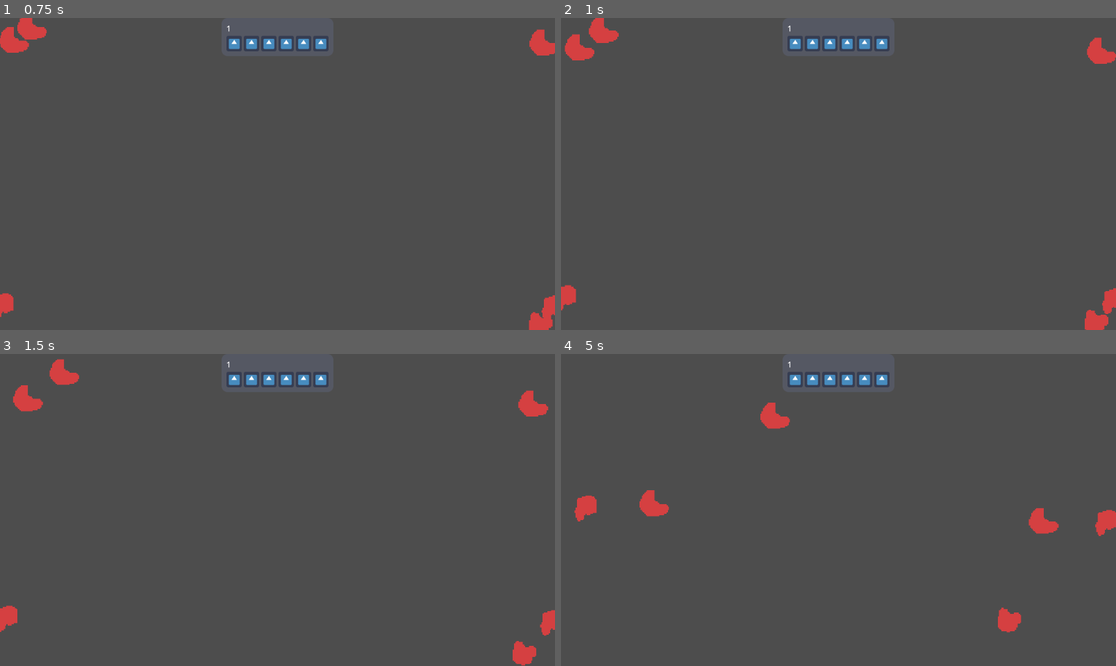
Above: before the commit, frames 1-4 (two rows, left to right).
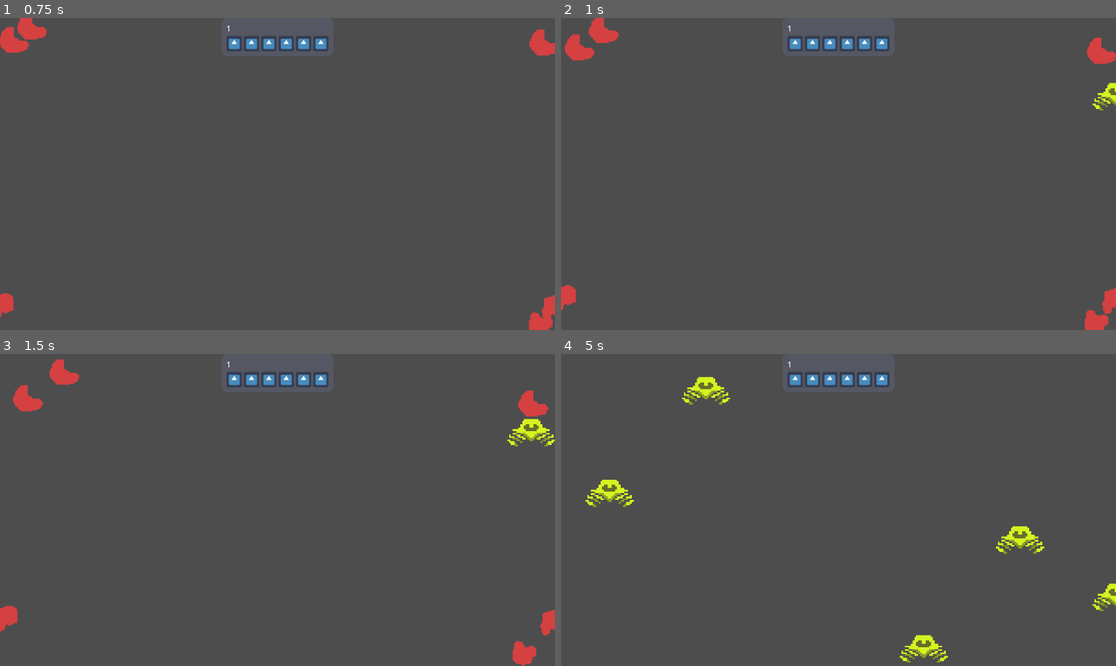
Above: after the commit, the same moments.

Repository: unblinky/space-rocks-extra
Game: Godot game, scene res://Main/Main.tscn
The game is run twice, just before and just after one commit, with the same random seed, the same clock (stepped at 60 frames per second) and the same inputs. The engine's default icon, where the game draws it, is replaced by a stand-in: a white triangle on a blue panel in a dark square.
Inputs (mouse positions are in pixels of both pictures, inside the frame that each line leads up to):
- Up to frame 1 (0.75 s): move the mouse to (399, 158) at 0.52 s; click (399, 158) at 0.6 s
- Up to frame 2 (1 s): tap Space (launch_ship, bound only after the commit) at 0.8 s
- Up to frame 3 (1.5 s): move the mouse to (166, 525) at 1.27 s; tap Space (launch_ship, bound only after the commit) at 1.35 s
- Up to frame 4 (5 s): click (727, 525) at 1.55 s; move the mouse to (894, 441) at 2.02 s; click (894, 441) at 2.1 s; tap Space (launch_ship, bound only after the commit) at 2.3, 3.8 s; move the mouse to (810, 572) at 2.77 s; right-click (810, 572) at 2.85 s; click (810, 572) at 3.05 s; move the mouse to (1005, 556) at 3.52 s; hold A (turn_ccw) 3.53-4.28 s; move the mouse to (672, 463) at 4.27 s; tap D (turn_cw) at 4.35 s; click (672, 463) at 4.55 s

Frame 1 is identical in both runs. In frame 2, 0.2% of the frame differs, in the area x 95-100%, y 20-30%; in frame 3, 0.4%; in frame 4, 3.2%, in the area x 2-100%, y 7-99%.
Error after the commit: Invalid assignment of property or key 'player' with value of type 'PanelContainer (PlayerUI)' on a base object of type 'null instance'. (res://Ship/Ship.gd:36)

Commit message:
Broken. Trying to has bullets.player.

Diff:
--- a/Code/Bullet/Bullet.gd
+++ b/Code/Bullet/Bullet.gd
@@ -1,7 +1,8 @@
 extends ScreenWrapper
 class_name Bullet
 
-var player: PlayerUI
+var player: PlayerUI = null
+
 var speed: float = 600.0 # px / sec.
 var lifespan: float = 2.0 # seconds til end.
 
--- a/Code/Main/Main.gd
+++ b/Code/Main/Main.gd
@@ -19,6 +19,7 @@
  	# FIXME: Not pausing, testing with quit().
 		#get_tree().paused = true
 		get_tree().quit()
+
 
 # TODO: implement multi-player.
 func just_score(delta_score, player):
--- a/Code/Main/Main.tscn
+++ b/Code/Main/Main.tscn
@@ -1,14 +1,9 @@
 [gd_scene format=3 uid="uid://b43n0f8g2tfgg"]
 
 [ext_resource type="Script" uid="uid://cgke8bpq05cbs" path="res://Main/Main.gd" id="1"]
-[ext_resource type="PackedScene" uid="uid://dhmmlqnos0d8n" path="res://Ship/Ship.tscn" id="3_amygn"]
 
 [node name="Main" type="Node" unique_id=1746539876]
 script = ExtResource("1")
 
-[node name="Ship" parent="." unique_id=1974564266 instance=ExtResource("3_amygn")]
-position = Vector2(552, 262)
-
 [node name="UfoTimer" type="Timer" parent="." unique_id=943949138]
-wait_time = 10.0
 autostart = true
--- a/Code/PlayerUI/PlayerUi.gd
+++ b/Code/PlayerUI/PlayerUi.gd
@@ -2,6 +2,7 @@
 class_name PlayerUI
 
 const LIFE = preload("res://PlayerUI/assets/life.tscn")
+const SHIP = preload("res://Ship/Ship.tscn")
 
 @onready var score_ui: Label = $VBox/ScoreUI
 @onready var lives_ui: HBoxContainer = $VBox/LivesUI
@@ -12,6 +13,10 @@
 func _ready() -> void:
 	update_score(1)
 	update_lives(3) # 6
+
+func _process(delta: float) -> void:
+	if Input.is_action_just_pressed("launch_ship"):
+		spawn_ship()
 
 func update_score(delta_score):
 	score += delta_score
@@ -30,3 +35,8 @@
 	for l in lives:
 		var life = LIFE.instantiate()
 		lives_ui.add_child(life)
+
+func spawn_ship():
+	var ship = SHIP.instantiate()
+	ship.player = self
+	add_child(ship)
--- a/Code/Rock/Rock.gd
+++ b/Code/Rock/Rock.gd
@@ -23,6 +23,7 @@
 ## Collision function.
 func on_area_entered(other_area: Area2D):
 	if other_area is Bullet:
-		main.just_score(1, other_area.player)
+		if other_area.player != null:
+			main.just_score(1, other_area.player)
 		other_area.queue_free()
 		queue_free()
--- a/Code/Ship/Ship.gd
+++ b/Code/Ship/Ship.gd
@@ -2,6 +2,8 @@
 class_name Ship
 
 const BULLET = preload("res://Bullet/Bullet.tscn")
+
+var player: PlayerUI
 
 var turn_speed: float = 180 # degrees / sec.
 var thrust_power: float = 10 # multipier. px / sec?
@@ -31,6 +33,7 @@
 func fire():
 	print("Fire!")
 	var bullet: Bullet = BULLET.instantiate()
+	bullet.player = player
 	bullet.position = position
 	bullet.rotation = rotation
 	get_parent().add_child(bullet)
--- a/Code/project.godot
+++ b/Code/project.godot
@@ -62,6 +62,11 @@
 , Object(InputEventJoypadButton,"resource_local_to_scene":false,"resource_name":"","device":-1,"button_index":6,"pressure":0.0,"pressed":true,"script":null)
 ]
 }
+launch_ship={
+"deadzone": 0.2,
+"events": [Object(InputEventKey,"resource_local_to_scene":false,"resource_name":"","device":-1,"window_id":0,"alt_pressed":false,"shift_pressed":false,"ctrl_pressed":false,"meta_pressed":false,"pressed":false,"keycode":0,"physical_keycode":32,"key_label":0,"unicode":32,"location":0,"echo":false,"script":null)
+]
+}
 
 [physics]
 
